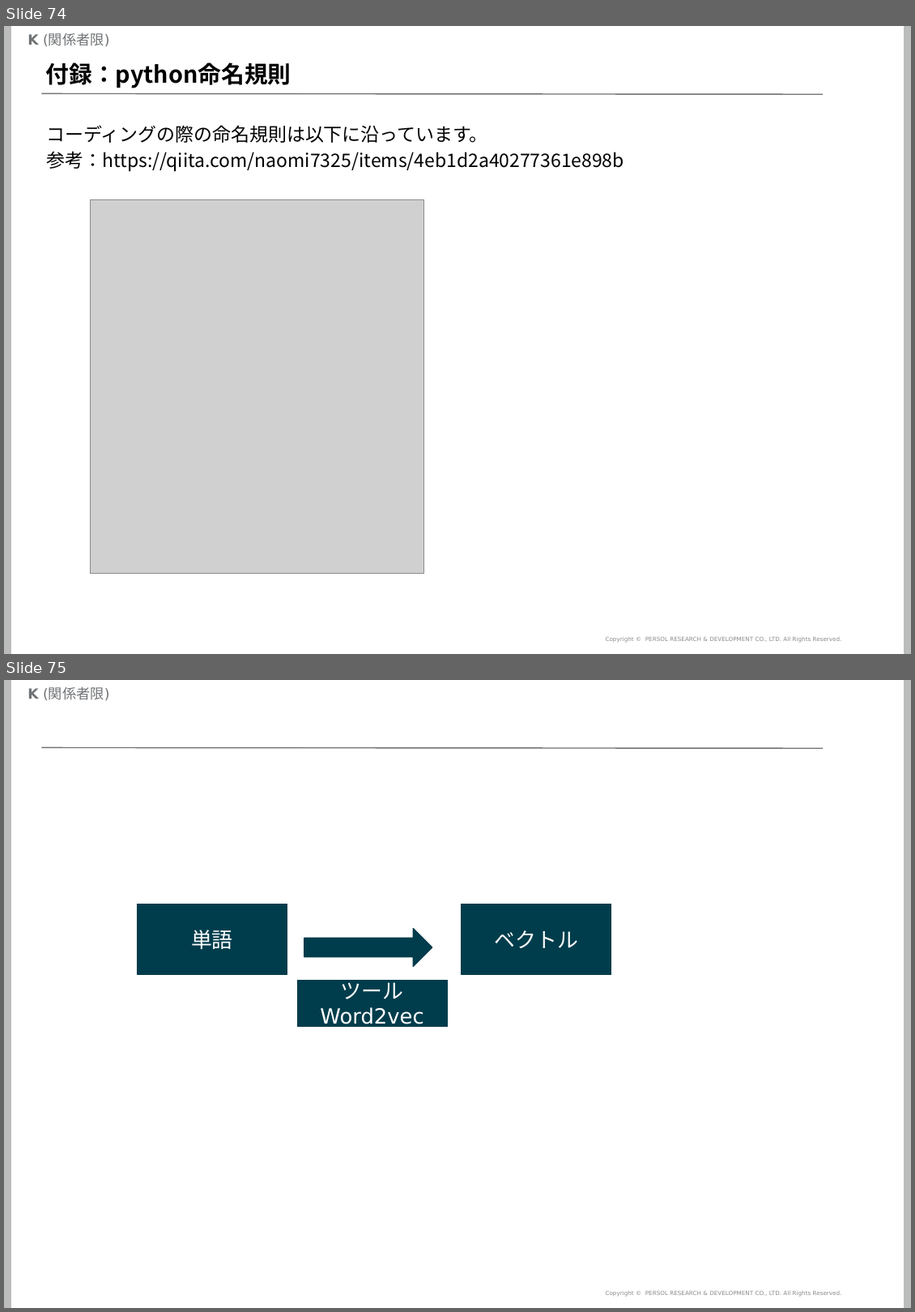
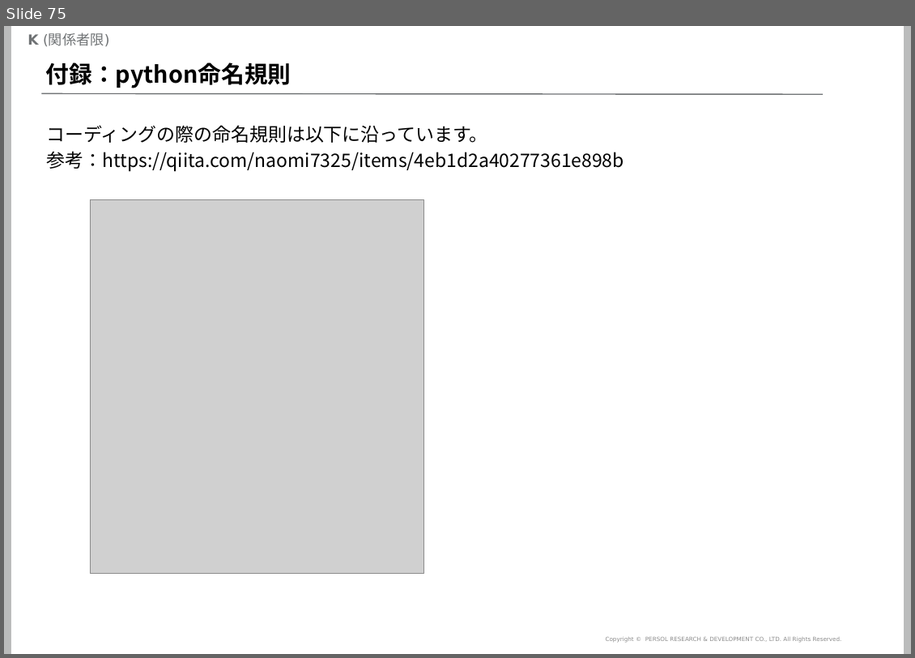
Before and after one commit to mogrodown/python_session, a slide deck: doc/python中級講座_2020.pptx. Shown one above the other, each under a label of ours: slides 74 and 75 before the commit, slide 75 after it. The pictures are 915x1312 and 915x658 pixels, drawn with LibreOffice and Linux fonts; fonts in the diff are those of the drawing; grey boxes stand for pictures; background and template pictures are left out. Boxes give left, top, right and bottom in pixels: in the first picture for what was removed or moved away, otherwise in the second. Text is boxed around its words. In the diff, an @@ line names an element or a change of style, - is before the commit and + after.

```diff
--- a/doc/python中級講座_2020.pptx
+++ b/doc/python中級講座_2020.pptx
@@ slide 75 removed at <box>4,680,911,1308</box>, background #FFFFFF; not listed: 5 template elements that a slide beside it also shows @@
@@ rectangle removed at <box>137,904,288,975</box> @@
-単語
@@ rectangle removed at <box>462,904,612,975</box> @@
-ベクトル
@@ right arrow removed at <box>305,929,432,968</box> @@
@@ rectangle removed at <box>297,980,447,1026</box> @@
-ツール
-Word2vec
@@ what was slide 74 is now slide 75 @@
```
Also in this commit, not shown: 3 slides changed, 4 slides added, 1 other file.
